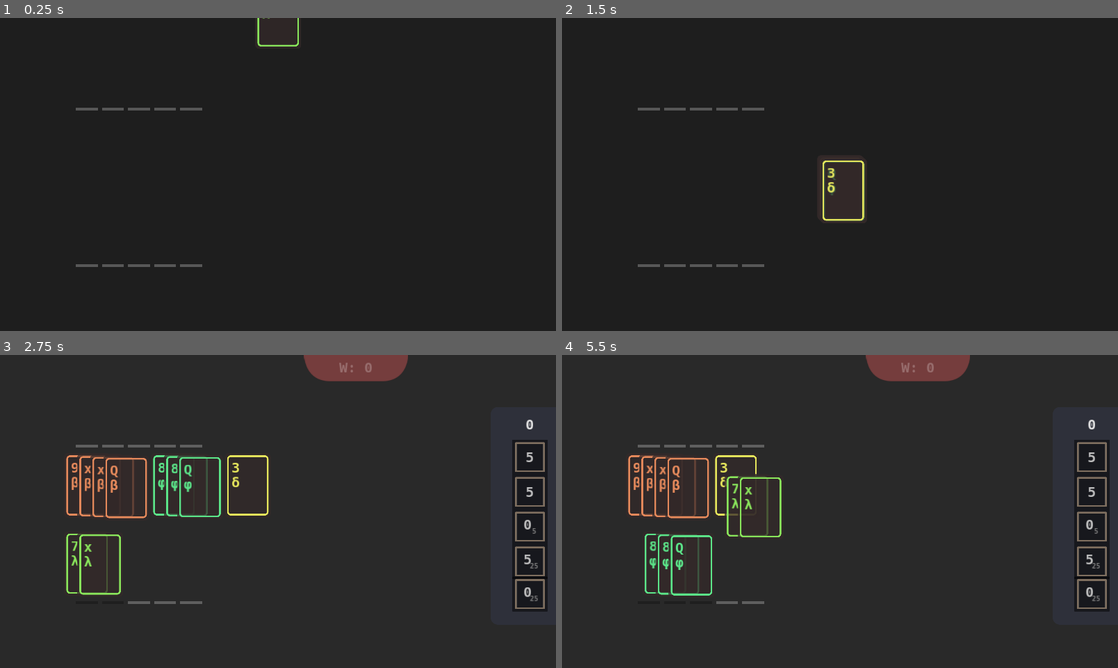
Above: before the commit, frames 1-4 (two rows, left to right).
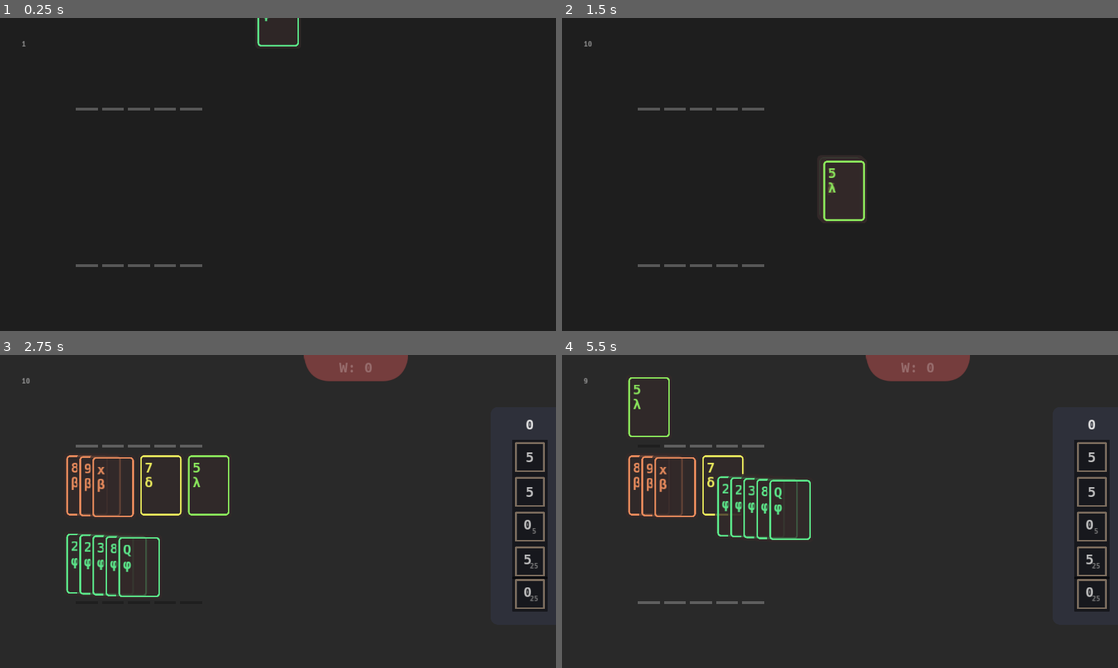
Above: after the commit, the same moments.

Repository: irisxerno/godot-cardinality-9
Game: Godot game, scene res://scene/Main.tscn
Same seed, same stepped clock (60 frames per second), same inputs: the game is played once before the commit and once after it.
Inputs (mouse positions are in pixels of both pictures, inside the frame that each line leads up to):
- Up to frame 1 (0.25 s): no input
- Up to frame 2 (1.5 s): tap Enter (ui_accept) at 0.5, 0.77 s; move the mouse to (962, 158) at 0.52 s; click (962, 158) at 0.67 s; move the mouse to (728, 190) at 1.27 s; click (728, 190) at 1.42 s
- Up to frame 3 (2.75 s): tap Enter (ui_accept) at 1.52 s; move the mouse to (94, 486) at 2.02 s; click (94, 486) at 2.17 s
- Up to frame 4 (5.5 s): move the mouse to (751, 486) at 2.77 s; click (751, 486) at 2.92 s; tap Enter (ui_accept) at 3.02, 3.77, 4.25, 4.52, 5 s; move the mouse to (801, 486) at 3.52 s; click (801, 486) at 3.67 s; move the mouse to (862, 486) at 4.27 s; click (862, 486) at 4.42 s; move the mouse to (656, 564) at 5.02 s; click (656, 564) at 5.17 s

The runs differ from the first frame. In frame 1, 0.1% of the frame differs, in the area x 4-54%, y 0-10%; in frame 2, 0.4%; in frame 3, 2.9%; in frame 4, 3.1%, in the area x 3-45%, y 7-80%.

Commit message:
small fixed, debug for .raise inefficiency

Diff:
--- a/scene/Main.tscn
+++ b/scene/Main.tscn
@@ -24,6 +24,11 @@
 [sub_resource type="RectangleShape2D" id=5]
 extents = Vector2( 1280, 720 )
 
+[sub_resource type="DynamicFont" id=6]
+use_mipmaps = true
+use_filter = true
+font_data = ExtResource( 12 )
+
 [sub_resource type="StyleBoxFlat" id=1]
 bg_color = Color( 0.1875, 0.25, 0.208333, 0.752941 )
 corner_radius_top_left = 16
@@ -163,6 +168,15 @@
 
 [node name="Cards" type="Node2D" parent="."]
 script = ExtResource( 4 )
+
+[node name="Debug" type="Label" parent="Cards"]
+margin_left = 50.0
+margin_top = 50.0
+margin_right = 90.0
+margin_bottom = 69.0
+custom_colors/font_color = Color( 1, 1, 1, 0.501961 )
+custom_fonts/font = SubResource( 6 )
+text = "0"
 
 [node name="Armories" type="Node2D" parent="."]
 script = ExtResource( 4 )
--- a/script/Card.gd
+++ b/script/Card.gd
@@ -18,6 +18,7 @@
 
 export var test = false
 export var armory = false
+
 
 func _ready():
 	var rng = RandomNumberGenerator.new()
--- a/script/Cards.gd
+++ b/script/Cards.gd
@@ -1,4 +1,14 @@
 extends Node2D
+
+
+var raise_counter = 0
+
+
+func _process(delta):
+	if raise_counter > 0:
+		if get_node("Debug"):
+			$Debug.text = str(raise_counter)
+	raise_counter = 0
 
 
 func add_card(inst):
@@ -8,15 +18,17 @@
 
 func to_front(inst):
 	#move_child(inst, get_child_count())
+	raise_counter += 1
 	inst.raise()
 
 
 func mark_death():
 	for inst in get_children():
-		inst.death = true
+		if inst.has_method("update_face"):
+			inst.death = true
 
 
 func kill():
 	for inst in get_children():
-		if inst.death:
+		if inst.has_method("kill") and inst.death:
 			inst.kill()
--- a/script/Slot.gd
+++ b/script/Slot.gd
@@ -28,7 +28,8 @@
 		hack_return_card = []
 		if backup_armory and armory == null:
 			armory = backup_armory
-			armory.to_alpha(1)
+			if $Timer.time_left == 0:
+				armory.to_alpha(1)
 
 
 func kill():
--- a/script/WorldGeneration.gd
+++ b/script/WorldGeneration.gd
@@ -83,7 +83,7 @@
 
 func new_game():
 	randomize()
-	rng.seed = 1397823814
+	rng.seed = rng.randi()
 	print(rng.seed)
 
 	var cards = []
Not shown: 1 places in scene/Main.tscn that only renumber resources
